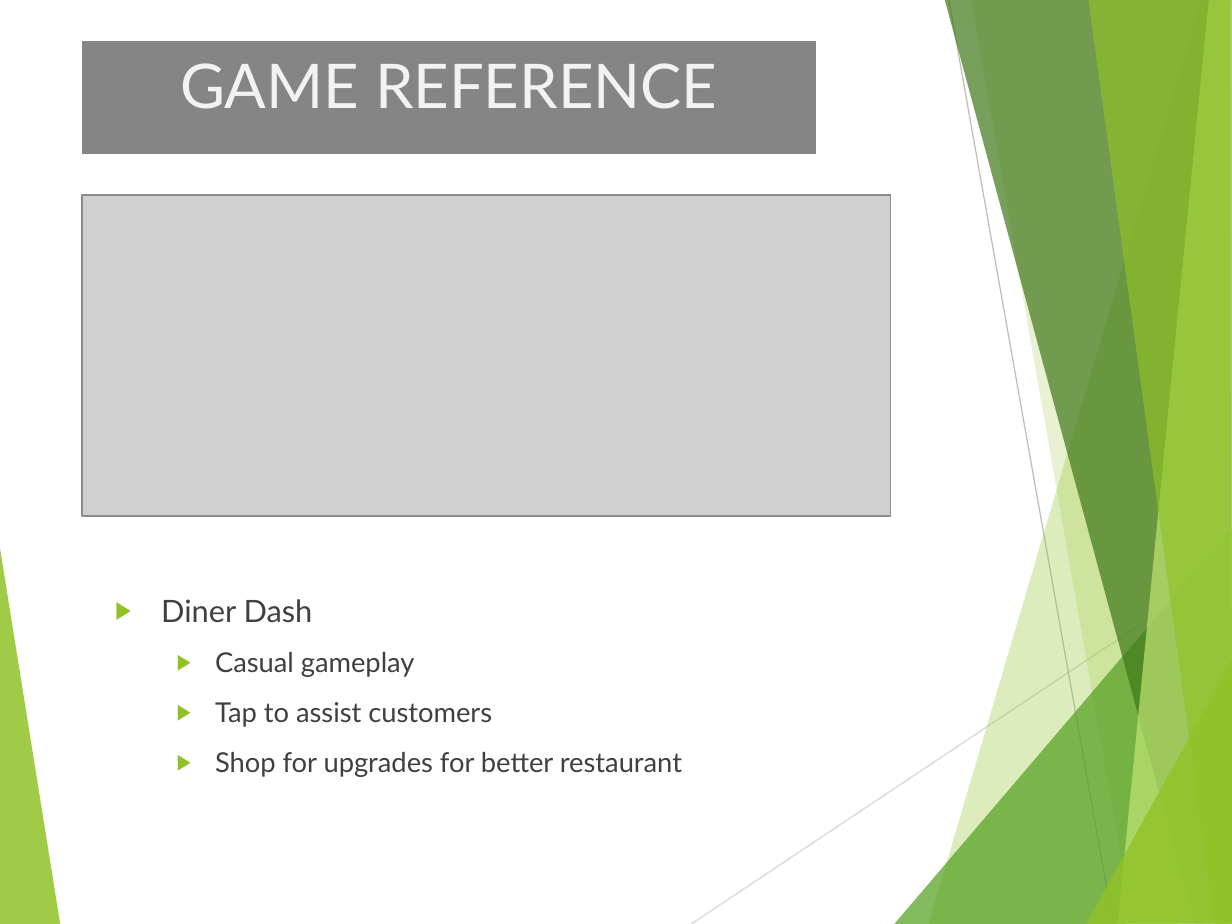
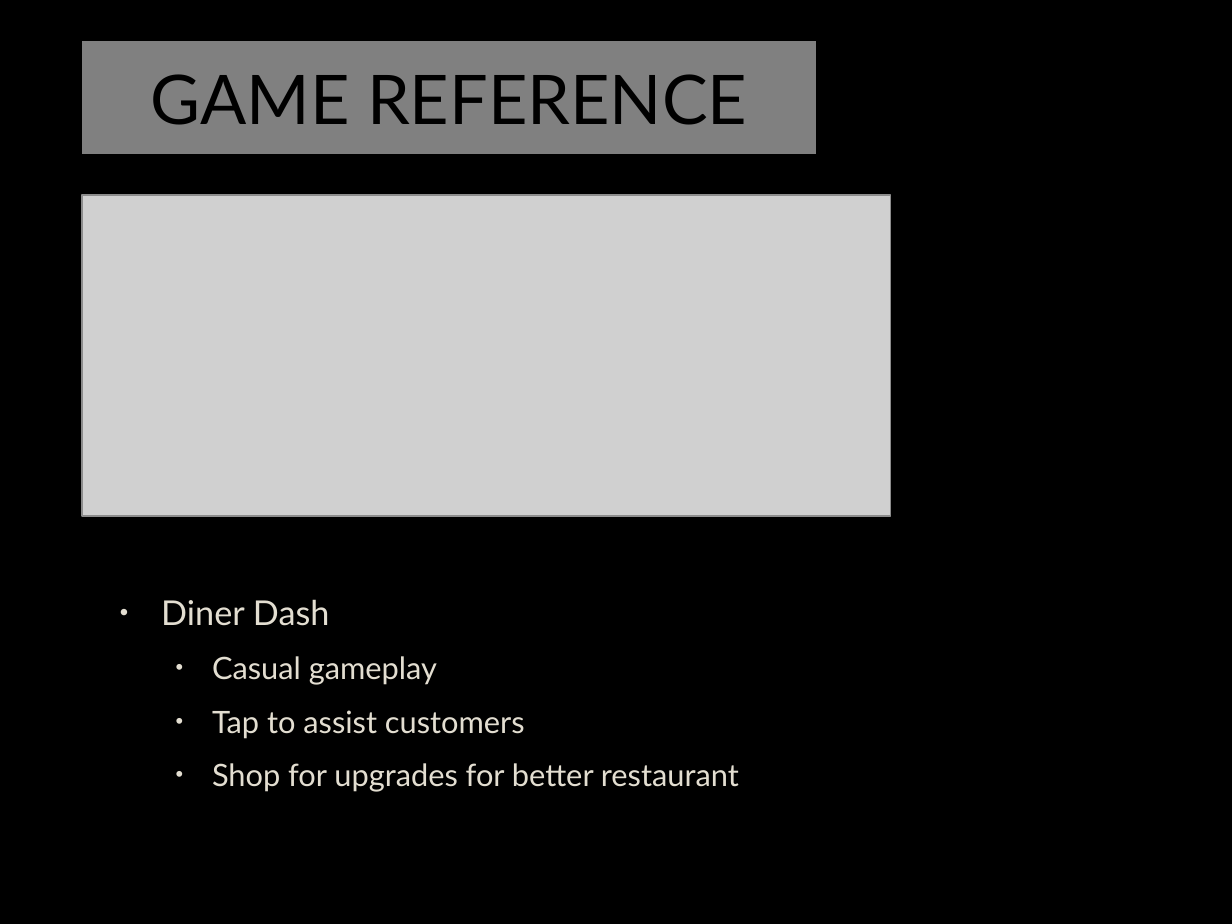
Before and after one commit to AdamReyes/apc-softdev-gd121mi12205, a slide deck: slide 6 of documentation/Apothecary_v2.pptx. Drawn at 1232x924 pixels with LibreOffice and Linux fonts; fonts in the diff are those of the drawing; grey boxes stand for pictures; background and template pictures are left out. Boxes give left, top, right and bottom in pixels: in the first picture for what was removed or moved away, otherwise in the second. Text is boxed around its words. In the diff, an @@ line names an element or a change of style, - is before the commit and + after.

```diff
--- a/documentation/Apothecary_v2.pptx
+++ b/documentation/Apothecary_v2.pptx
@@ background #FFFFFF to picture (left out) @@
@@ title "GAME REFERENCE" at <box>83,41,817,154</box>: size 36 to 40 pt, text colour #F2F2F2 to #000000, letter outline none to #404040 0.75 pt; vertical alignment top to middle; fill #0D0D0D at 50% opacity to #FFFFFF at 50% opacity; shadow on @@
@@ text "Diner Dash" at <box>161,599,739,792</box>: size 18 to 20 pt in "Diner Dash"; text colour #404040 to #E3DED1, letter outline none to #404040 0.75 pt; size 16 to 18 pt in "Casual gameplay", "Tap to assist customers", "Shop for upgrades for better restaurant"; bullet ▶ to •; bullet colour #90C226 to #E3DED1 @@
@@ group removed at <box>0,0,1232,924</box>: 8 freeform shapes, 2 lines @@
```
Also in this commit, not shown: 6 other slides changed, 7 slides added, 2 slides removed, 1 other file.
